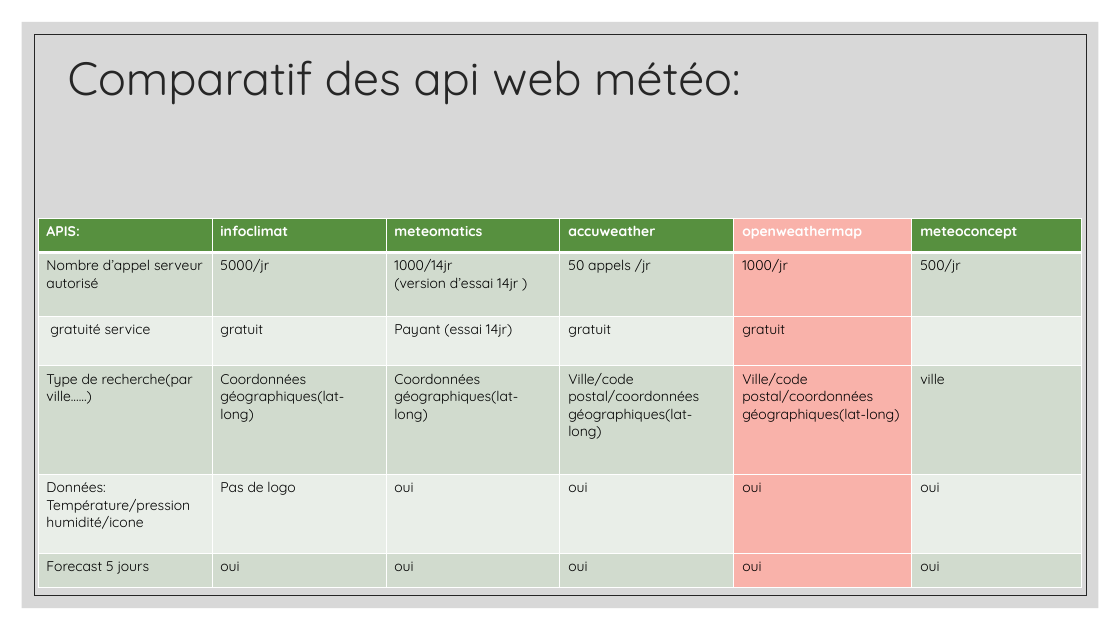
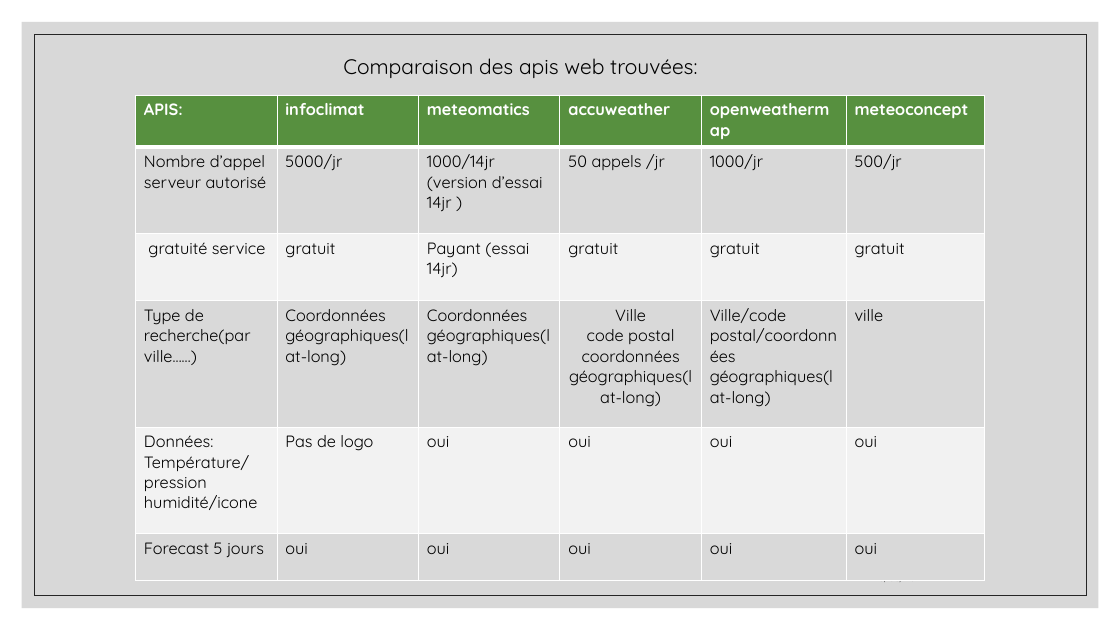
Before and after one commit to aiekick/ProjectStationMeteo, a slide deck: slide 20 of doc/StationMeteo_Soutenance_Stephane.pptx. Drawn at 1120x630 pixels with LibreOffice and Linux fonts; fonts in the diff are those of the drawing. Boxes give left, top, right and bottom in pixels: in the first picture for what was removed or moved away, otherwise in the second. Text is boxed around its words. In the diff, an @@ line names an element or a change of style, - is before the commit and + after.

```diff
--- a/doc/StationMeteo_Soutenance_Stephane.pptx
+++ b/doc/StationMeteo_Soutenance_Stephane.pptx
@@ text at [343, 58, 697, 78]: text changed; size 40 to 18 pt; text colour #262626 to #000000 @@
-Comparatif des api web météo:
+Comparaison des apis web trouvées:
@@ table at [135, 95, 983, 581] @@
-row 3, column 6: 
+row 3, column 6: gratuit
-row 4, column 4: Ville/code postal/coordonnées géographiques(lat-long)
+row 4, column 4: Ville / code postal / coordonnées géographiques(lat-long)
@@ fill #F9B2AA to #57903F in row 1, column 5 @@
@@ fill #D1DBCF to #D9D9D9 in 15 cells @@
@@ fill #F9B2AA to #D9D9D9 in 3 cells @@
@@ fill #EAEEE8 to #F2F2F2 in 10 cells @@
@@ fill #F9B2AA to #F2F2F2 in 2 cells @@
@@ size 12 to 14 pt in "APIS:", "infoclimat", "meteomatics", "accuweather" and 32 more places @@
@@ table: place and size @@
-table at [38, 218, 1081, 588]
+table at [135, 95, 983, 581]
```
Also in this commit, not shown: 7 other slides changed, 15 slides added, 6 slides removed, 1 other file.
